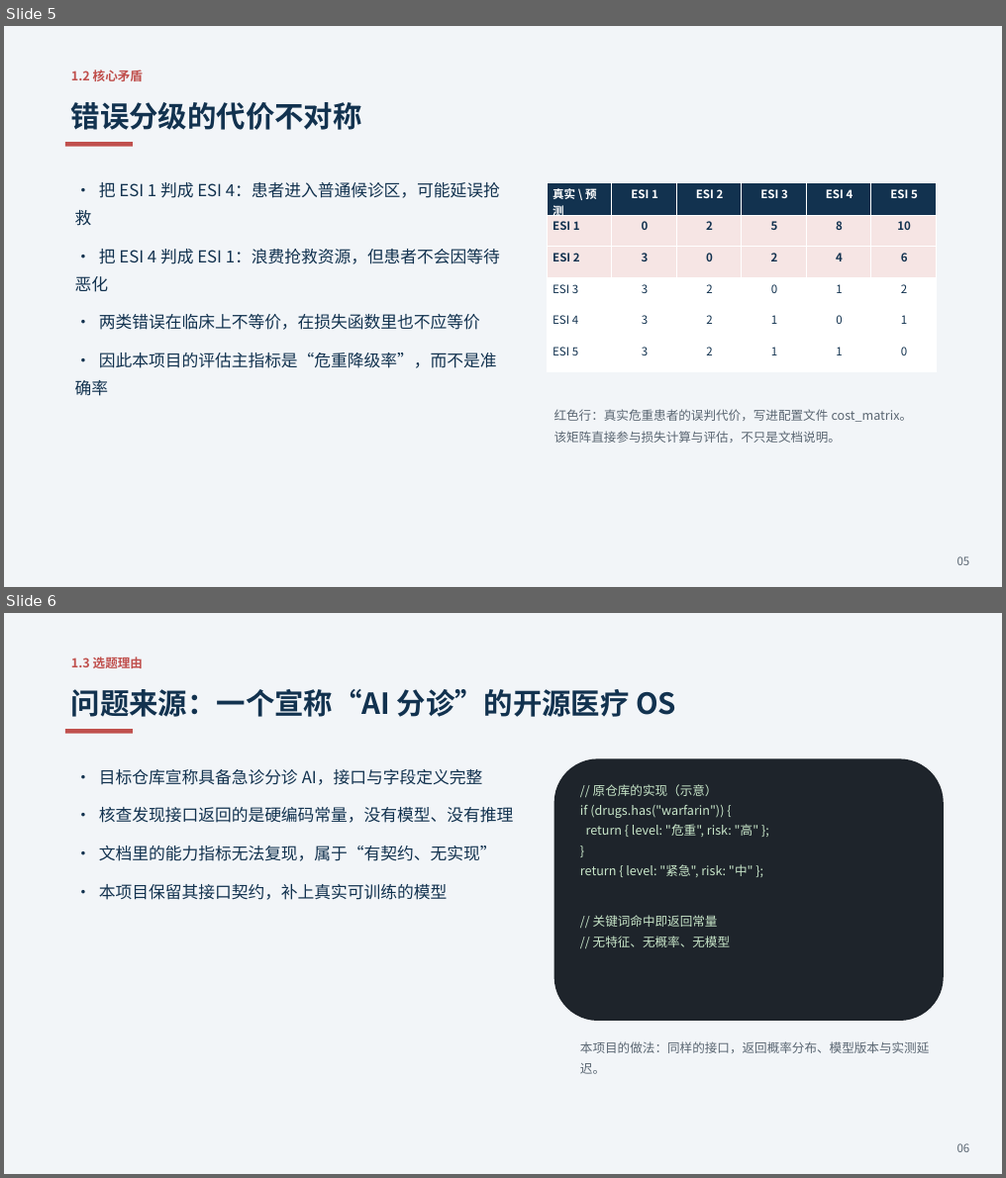
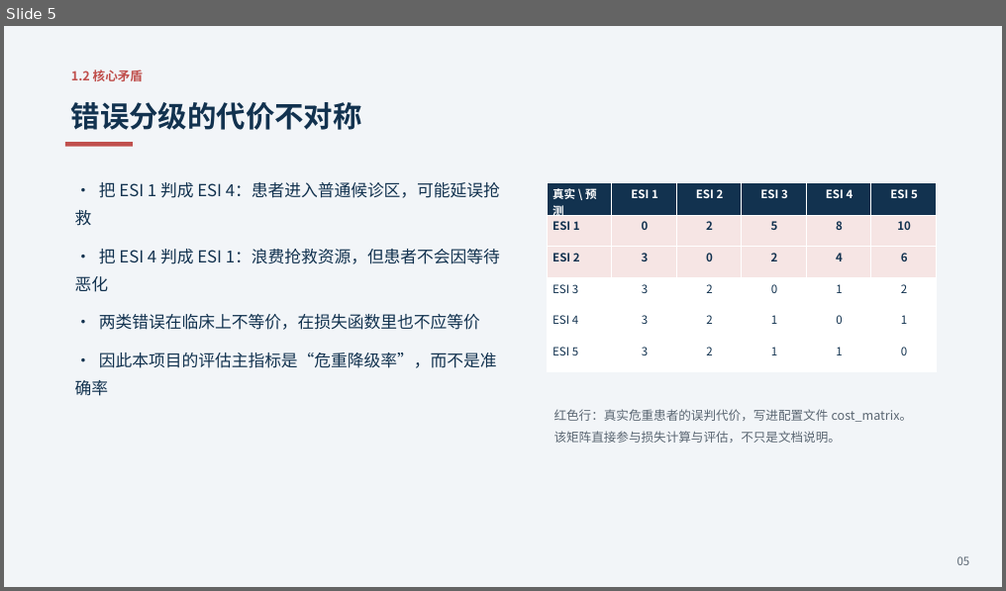
Before and after one commit to czx352/emergency-triage, a slide deck: docs/答辩.pptx. Shown one above the other, each under a label of ours: slides 5 and 6 before the commit, slide 5 after it. The pictures are 1006x1178 and 1006x591 pixels, drawn with LibreOffice and Linux fonts; fonts in the diff are those of the drawing. Boxes give left, top, right and bottom in pixels: in the first picture for what was removed or moved away, otherwise in the second. Text is boxed around its words. In the diff, an @@ line names an element or a change of style, - is before the commit and + after.

Commit message:
重写选题背景，按独立课题表述
- 报告/PPT 的问题来源改为"分诊依赖经验、缺少可量化基线"，不再引用外部项目
- 第 5.3 节由"与原项目对比"改为"异常路径与可用性"表，内容为实测返回码
- 同步更新 README、报告大纲与模块 docstring

```diff
--- a/docs/答辩.pptx
+++ b/docs/答辩.pptx
@@ slide 6 removed at bbox=[4, 613, 1002, 1174], background #FFFFFF @@
@@ rectangle removed at bbox=[4, 613, 1002, 1174] @@
@@ text removed at bbox=[71, 657, 143, 668] @@
-1.3 选题理由
@@ text removed at bbox=[71, 689, 676, 717] @@
-问题来源：一个宣称“AI 分诊”的开源医疗 OS
@@ rectangle removed at bbox=[65, 729, 133, 734] @@
@@ rounded rectangle removed at bbox=[554, 759, 944, 1021] @@
@@ text removed at bbox=[99, 769, 513, 900] @@
-• 目标仓库宣称具备急诊分诊 AI，接口与字段定义完整
-• 核查发现接口返回的是硬编码常量，没有模型、没有推理
-• 文档里的能力指标无法复现，属于“有契约、无实现”
-• 本项目保留其接口契约，补上真实可训练的模型
@@ text removed at bbox=[580, 784, 759, 948] @@
-// 原仓库的实现（示意）
-if (drugs.has("warfarin")) {
-return { level: "危重", risk: "高" };
-}
-return { level: "紧急", risk: "中" };
-// 关键词命中即返回常量
-// 无特征、无概率、无模型
@@ text removed at bbox=[580, 1042, 929, 1074] @@
-本项目的做法：同样的接口，返回概率分布、模型版本与实测延迟。
@@ text removed at bbox=[957, 1144, 970, 1153] @@
-06
```
Also in this commit, not shown: 1 slide changed, 2 slides added, 1 other slide removed, 9 other files.
